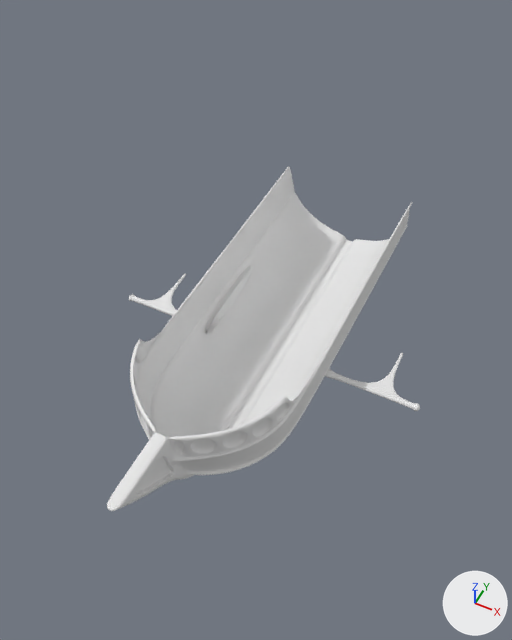
The Blender file Blender models/Air Ship 1.blend as it was, and as the next commit left it.
One viewpoint serves both versions: a 50 mm camera at (10.4, -23.9, 28.8) aimed at (-0.9, -1.4, 0.7). The axes (+X, +Y, +Z) are drawn at lower right. The lights are the same throughout.

Before the edit, the objects in view are built like this:
```python
me_cylinder = bpy.data.meshes.new('Cylinder')
me_cylinder.from_pydata(...)  # 411 vertices, 393 faces; spans x 0.0..8.6, y -15.3..10.8, z -3.2..4.5
me_cylinder.polygons.foreach_set('use_smooth', [True] * 393)
me_cylinder_001 = bpy.data.meshes.new('Cylinder.001')
me_cylinder_001.from_pydata(...)  # 362 vertices, 349 faces; spans x 0.0..3.0, y -19.3..5.5, z -6.7..4.6
me_cylinder_001.polygons.foreach_set('use_smooth', [True] * 349)
ob_bow = bpy.data.objects.new('Bow', me_cylinder_001)
ob_bow.location = (0.0, 0.0, 0.0)
_m = ob_bow.modifiers.new('Mirror', 'MIRROR')
_m.use_clip = True
_m = ob_bow.modifiers.new('Subsurf', 'SUBSURF')
ob_bow.hide_viewport = True
ob_ship = bpy.data.objects.new('Ship', me_cylinder)
ob_ship.location = (0.0, 0.0, 0.0)
_m = ob_ship.modifiers.new('Mirror', 'MIRROR')
_m.use_clip = True
_m = ob_ship.modifiers.new('Subsurf', 'SUBSURF')
```
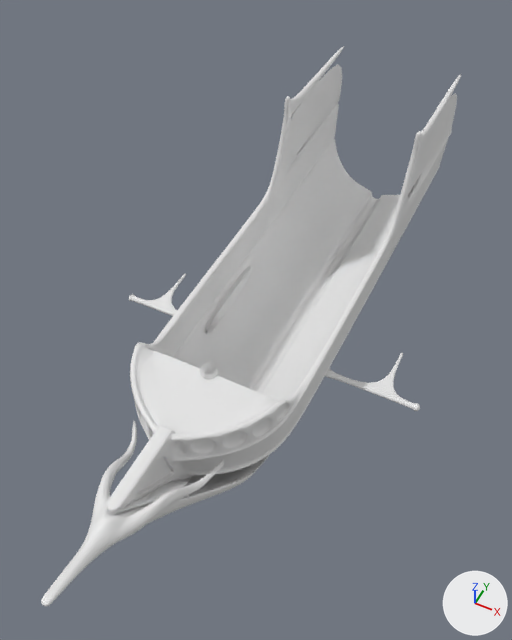
What differs and where, as boxes (x1, y1, x2, y2) in the pictures (512 x 640 px):
'Ship', reshaped (13% wider, 35% taller): before (107, 166, 420, 511); after (107, 46, 461, 511)
'Bow', shown: after (41, 421, 269, 606)
part 1 of me_cylinder, added: after (200, 361, 218, 379)
part 2 of me_cylinder, built on: before (130, 166, 412, 441); after (130, 46, 461, 441)

The change, as a list of edits to the scene's bpy script:
```text
Change me_cylinder:
    used by ob_ship; location = (0.0, 0.0, 0.0)
    remove me_cylinder.from_pydata(...)  # 411 vertices, 393 faces; spans x 0.0..8.6, y -15.3..10.8, z -3.2..4.5
    add me_cylinder.from_pydata(...)  # 540 vertices, 509 faces; spans x -0.4..8.6, y -15.3..17.5, z -3.2..8.0
    me_cylinder part 1: a new loose piece, a 16-sided cylinder along z spanning x -0.43..0.43, y -8.22..-7.37, z 3.63..4.49
    me_cylinder part 2
    5 vertices are removed from x 0.0..3.8, y -11.5..10.8, z -3.2..4.4
    21 faces are deleted
    3 vertices in x 0.1..0.3, y 10.8, z -3.2..-3.0 move by (0.0, 5.1, 0.0)
    3 vertices in x 3.7..3.8, y 9.9, z 0.2..0.4 move by (0.0, 6.7, 0.0)
    16 vertices move from x 0.3..4.0, y -11.2..10.7, z -2.8..4.4 to x 0.3..4.0, y -11.1..17.2, z -2.8..4.4
    64 vertices are added at x 0.0..4.0, y -11.4..17.5, z -3.2..8.0
    16 new vertices lie (0.0, 2.6, 0.0) away from vertices in x 0.0..3.9, y 3.8, z -3.2..2.7
    15 new vertices lie (0.0, 0.5, 0.0) away from vertices in x 0.0..3.9, y 6.4, z -3.2..2.7
    7 new vertices lie (0.0, 0.4, 0.0) away from vertices in x 3.6..3.9, y 6.4..8.0, z 2.5..8.0
    119 new faces join them
Change ob_bow:
    remove ob_bow.hide_viewport = True
```
